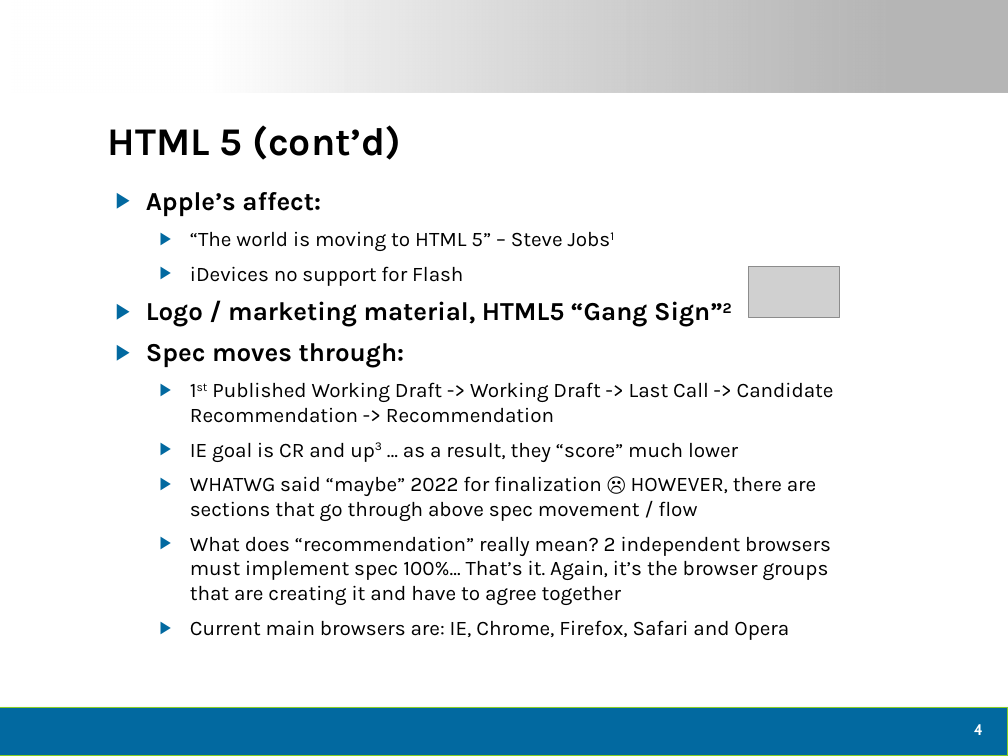
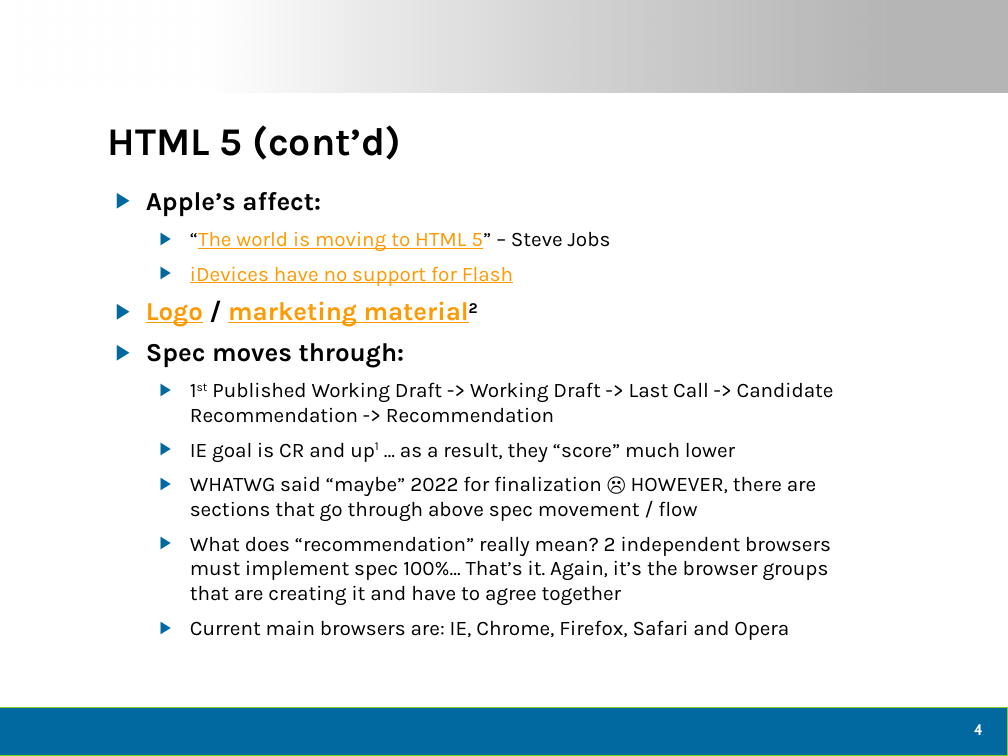
Before and after one commit to dtomyn/HTML5Demo1, a slide deck: slide 5 of Docs/2012 - Live360 Event Review (NEWER).pptx. Drawn at 1008x756 pixels with LibreOffice and Linux fonts; fonts in the diff are those of the drawing; grey boxes stand for pictures; background and template pictures are left out. Boxes give left, top, right and bottom in pixels: in the first picture for what was removed or moved away, otherwise in the second. Text is boxed around its words. In the diff, an @@ line names an element or a change of style, - is before the commit and + after.

```diff
--- a/Docs/2012 - Live360 Event Review (NEWER).pptx
+++ b/Docs/2012 - Live360 Event Review (NEWER).pptx
@@ text at (x1=146, y1=232, x2=611, y2=327): text changed; text colour #000000 to #FF9900 @@
-  ▶ “The world is moving to HTML 5” – Steve Jobs1
-  ▶ iDevices no support for Flash
-▶ Logo / marketing material, HTML5 “Gang Sign”2
+  ▶ “The world is moving to HTML 5” – Steve Jobs
+  ▶ iDevices have no support for Flash
+▶ Logo / marketing material2
@@ picture removed at (x1=748, y1=267, x2=840, y2=318) @@
@@ text at (x1=190, y1=443, x2=735, y2=462): text changed @@
-  ▶ IE goal is CR and up3 … as a result, they “score” much lower
+  ▶ IE goal is CR and up1 … as a result, they “score” much lower
```
Also in this commit, not shown: 12 other slides changed, 2 slides added, 3 other files.
